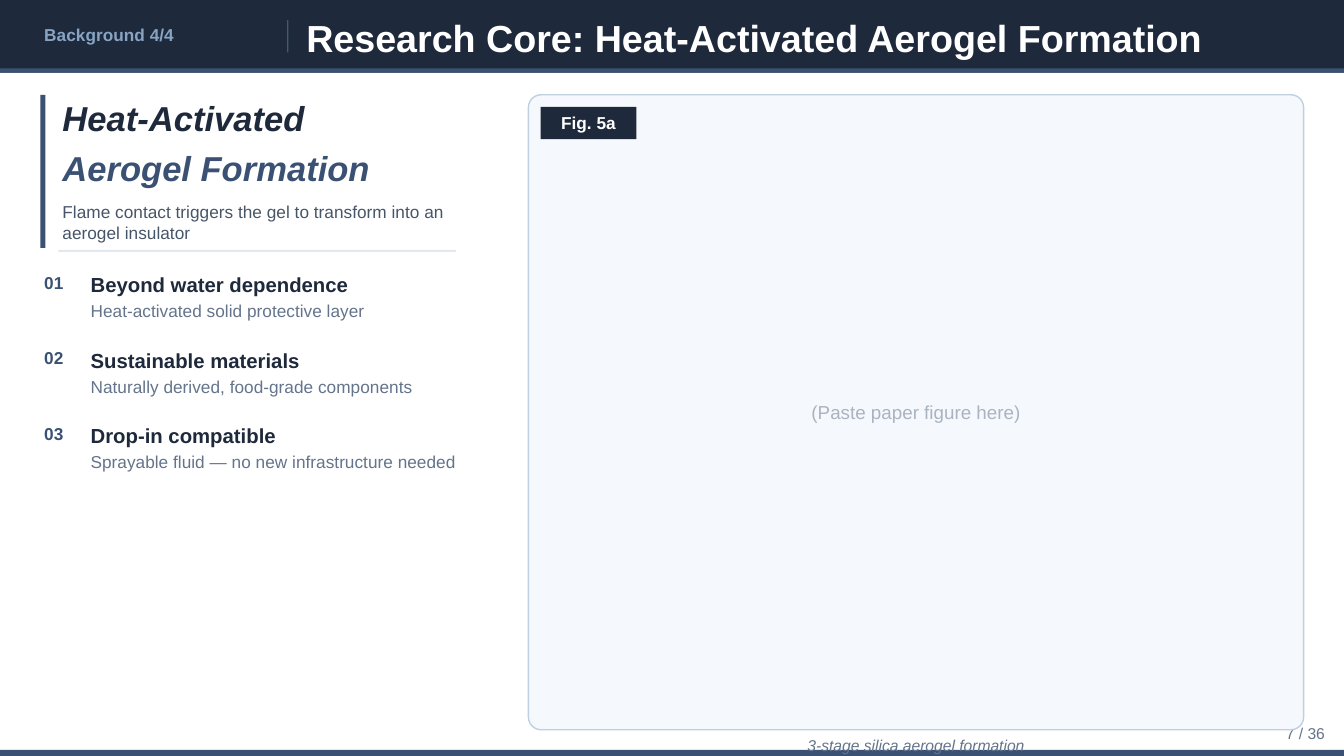
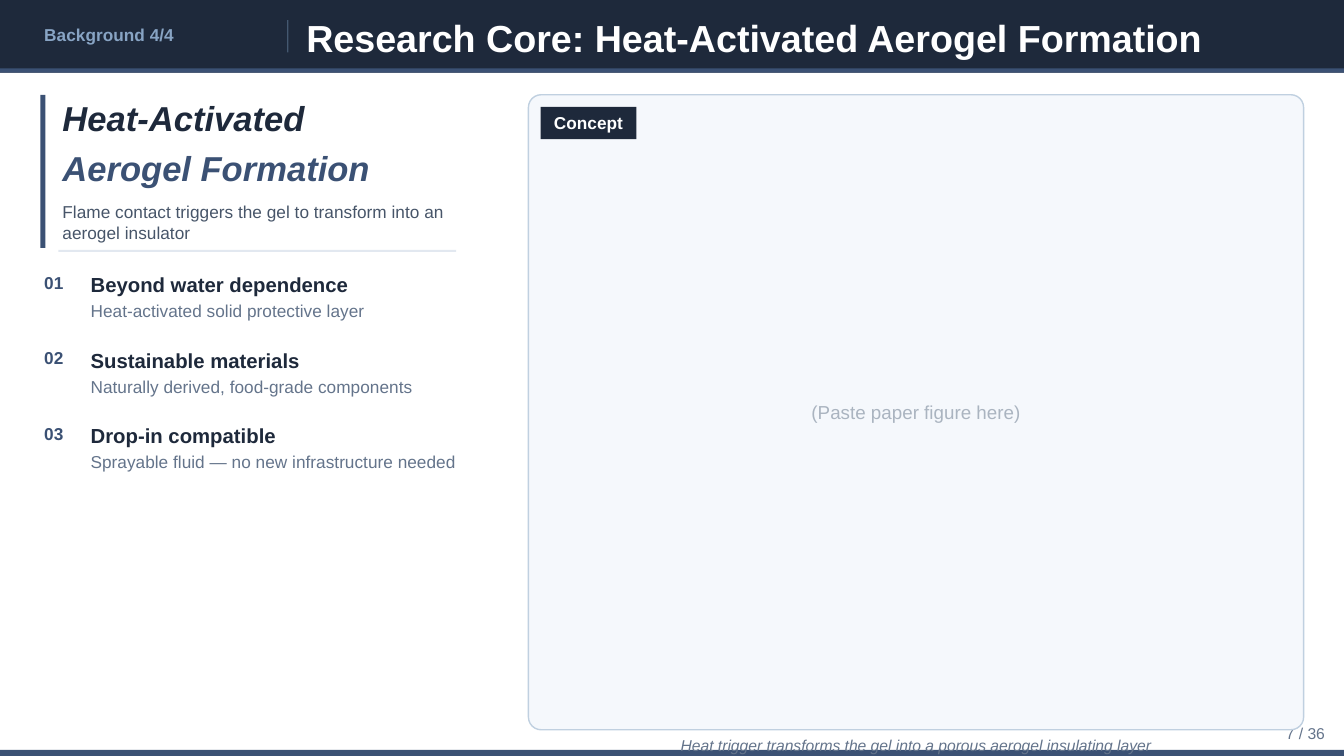
Before and after one commit to ytaisei0525-design/my-first-claude, a slide deck: slide 7 of slides_en.pptx. Drawn at 1344x756 pixels with LibreOffice and Linux fonts; fonts in the diff are those of the drawing. Boxes give left, top, right and bottom in pixels: in the first picture for what was removed or moved away, otherwise in the second. Text is boxed around its words. In the diff, an @@ line names an element or a change of style, - is before the commit and + after.

```diff
--- a/slides_en.pptx
+++ b/slides_en.pptx
@@ text at <box>554,117,623,133</box>: text changed @@
-Fig. 5a
+Concept
@@ text at <box>681,738,1151,754</box>: text changed @@
-3-stage silica aerogel formation
+Heat trigger transforms the gel into a porous aerogel insulating layer
```
Also in this commit, not shown: 1 other slide changed, 4 other files.
